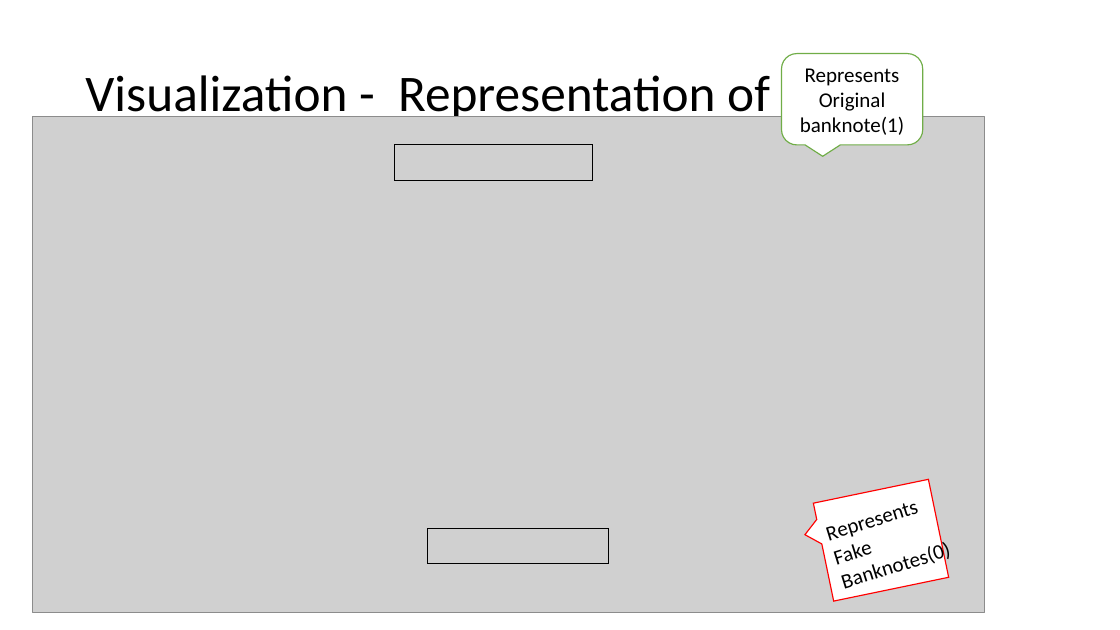
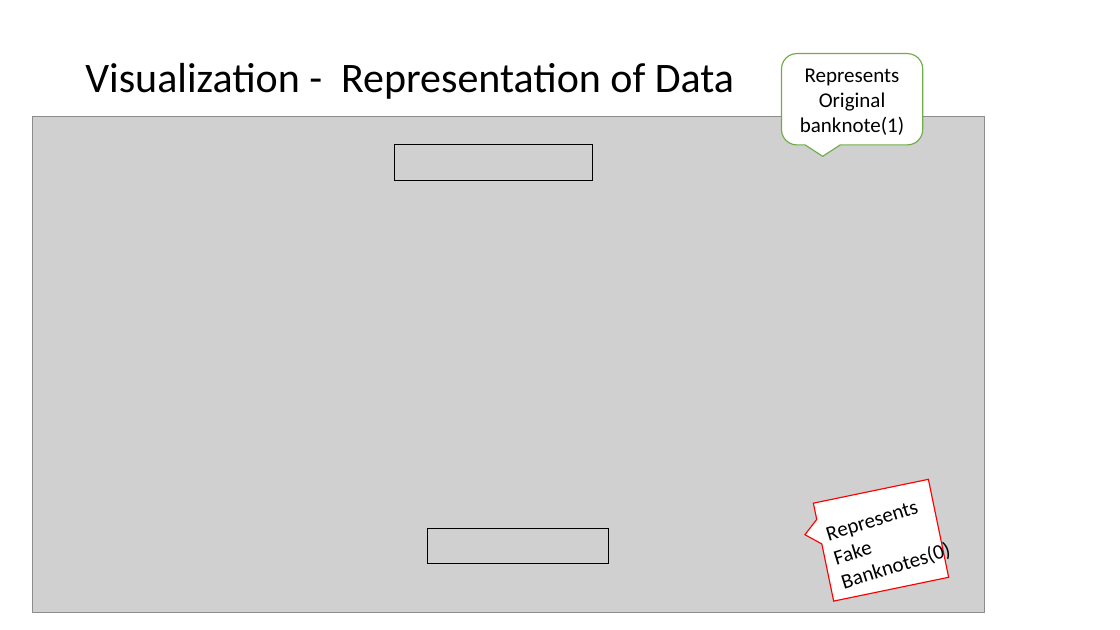
Before and after one commit to cce-iisc-ml-2020/ann, a slide deck: slide 3 of ANN Presentation.pptx (slide 2 before the commit). Drawn at 1120x630 pixels with LibreOffice and Linux fonts; fonts in the diff are those of the drawing; grey boxes stand for pictures. Boxes give left, top, right and bottom in pixels: in the first picture for what was removed or moved away, otherwise in the second. Text is boxed around its words. In the diff, an @@ line names an element or a change of style, - is before the commit and + after.

```diff
--- a/ANN Presentation.pptx
+++ b/ANN Presentation.pptx
@@ title at bbox=[85, 63, 734, 99]: text changed; size 44 to 36 pt @@
-Visualization - Representation of Data:
+Visualization - Representation of Data
```
Also in this commit, not shown: 2 other slides changed, 1 slide added, 2 slides removed, 1 other file.
